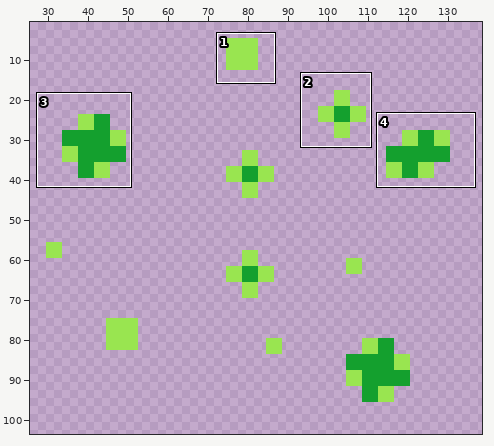
File history of a sprite sheet, img/Enemy/Death/6.png. The first picture is a wide view before the edit; the outline marks the close-up.
Close-up. Before:
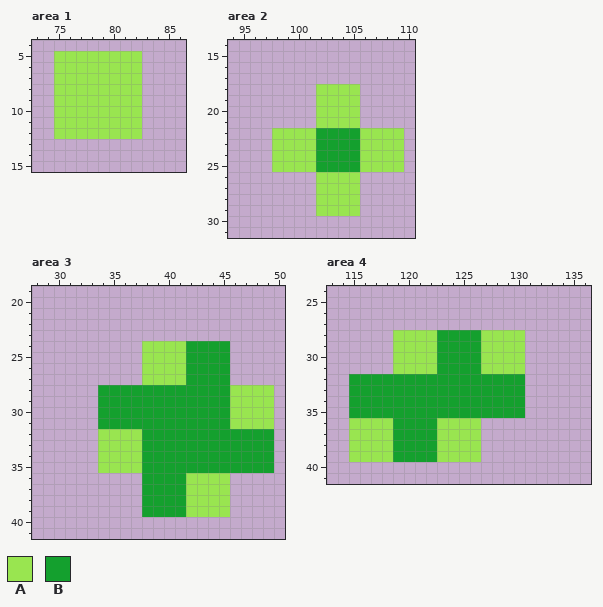
The file is 128x128 pixels. Shown: area 1: x 73..86, y 4..15; area 2: x 94..110, y 14..31; area 3: x 28..50, y 19..41; area 4: x 113..136, y 24..41. The old version is drawn lined up with the new one. The wide view leaves out empty margins. The commit also changed other parts of the picture, which this record leaves out.
Palette (. is transparent): A #99e550  B #14a02e
Pixels before, area 1, first column x 75:
 5 AAAAAAAA
 6 AAAAAAAA
 7 AAAAAAAA
 8 AAAAAAAA
 9 AAAAAAAA
10 AAAAAAAA
11 AAAAAAAA
12 AAAAAAAA
Pixels before, area 2, first column x 98:
18 ....AAAA....
19 ....AAAA....
20 ....AAAA....
21 ....AAAA....
22 AAAABBBBAAAA
23 AAAABBBBAAAA
24 AAAABBBBAAAA
25 AAAABBBBAAAA
26 ....AAAA....
27 ....AAAA....
28 ....AAAA....
29 ....AAAA....
Pixels before, area 3, first column x 34:
24 ....AAAABBBB....
25 ....AAAABBBB....
26 ....AAAABBBB....
27 ....AAAABBBB....
28 BBBBBBBBBBBBAAAA
29 BBBBBBBBBBBBAAAA
30 BBBBBBBBBBBBAAAA
31 BBBBBBBBBBBBAAAA
32 AAAABBBBBBBBBBBB
33 AAAABBBBBBBBBBBB
34 AAAABBBBBBBBBBBB
35 AAAABBBBBBBBBBBB
36 ....BBBBAAAA....
37 ....BBBBAAAA....
38 ....BBBBAAAA....
39 ....BBBBAAAA....
Pixels before, area 4, first column x 115:
28 ....AAAABBBBAAAA
29 ....AAAABBBBAAAA
30 ....AAAABBBBAAAA
31 ....AAAABBBBAAAA
32 BBBBBBBBBBBBBBBB
33 BBBBBBBBBBBBBBBB
34 BBBBBBBBBBBBBBBB
35 BBBBBBBBBBBBBBBB
36 AAAABBBBAAAA....
37 AAAABBBBAAAA....
38 AAAABBBBAAAA....
39 AAAABBBBAAAA....
The same view after the edit:
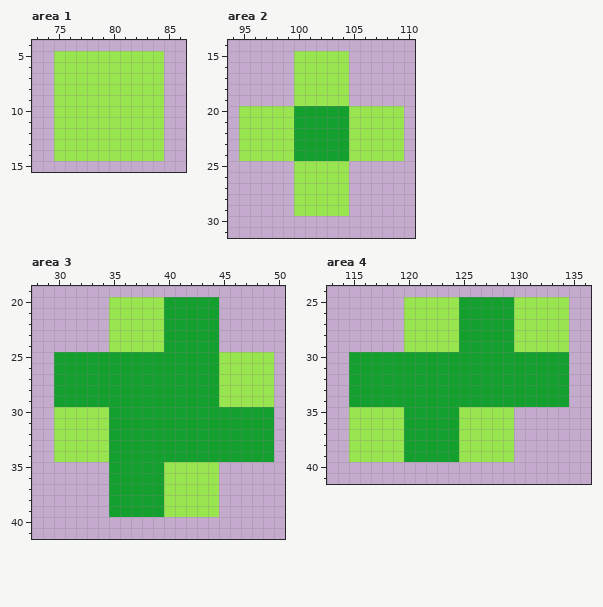
Diff:
canvas 128x128 -> 160x110; drawings rearranged on the sheet (the old picture shows each at its new place)
Changed rows in their new state; - is an unchanged pixel.
Area 1:
first column x 75:
 5 --------AA
 6 --------AA
 7 --------AA
 8 --------AA
 9 --------AA
10 --------AA
11 --------AA
12 --------AA
13 AAAAAAAAAA
14 AAAAAAAAAA
Area 2:
first column x 95:
15 -----AAAAA-----
16 -----AAAAA-----
17 -----AAAAA-----
18 -----AA---.----
19 -----AA---.----
20 AAAAABBBBB-AAAA
21 AAAAABBBBB-AAAA
22 AAA--BB---A----
23 AAA--BB---A----
24 AAA--BB---A----
25 ---..--AAA.....
26 -----AA---.----
27 -----AA---.----
28 -----AA---.----
29 -----AA---.----
Area 3:
first column x 30:
20 -----AAAAABBBBB-----
21 -----AAAAABBBBB-----
22 -----AAAAABBBBB-----
23 -----AAAAABBBBB-----
24 -----AAA--BB---.----
25 BBBBBBBBBBBB---AAAAA
26 BBBBBBBBBBBB---AAAAA
27 BBBBBBBBBBBB---AAAAA
28 BBBB-----------A----
29 BBBB-----------A----
30 AAAAA-----------BBBB
31 AAAAA-----------BBBB
32 AAAA-BBB------------
33 AAAA-BBB------------
34 AAAA-BBB------------
35 ----.BBB--AAAAA.....
36 -----BBB--AA---.----
37 -----BBB--AA---.----
38 -----BBB--AA---.----
39 -----BBB--AA---.----
Area 4:
first column x 115:
25 -----AAAAABBBBBAAAAA
26 -----AAAAABBBBBAAAAA
27 -----AAAAABBBBBAAAAA
28 ----.---AA--BBB-AAAA
29 ----.---AA--BBB-AAAA
30 BBBBBBBB----BBBBBBBB
31 BBBBBBBB----BBBBBBBB
32 ----------------BBBB
33 ----------------BBBB
34 ----------------BBBB
35 AAAAA-----AAAAA.----
36 ----A---BB--AAA-----
37 ----A---BB--AAA-----
38 ----A---BB--AAA-----
39 ----A---BB--AAA-----
Where, in picture pixels (left, top, right, bottom), the same in both close-ups:
added: (54, 51, 164, 161)
changed: (239, 51, 404, 216)
changed: (54, 297, 274, 517)
changed: (349, 297, 569, 462)
